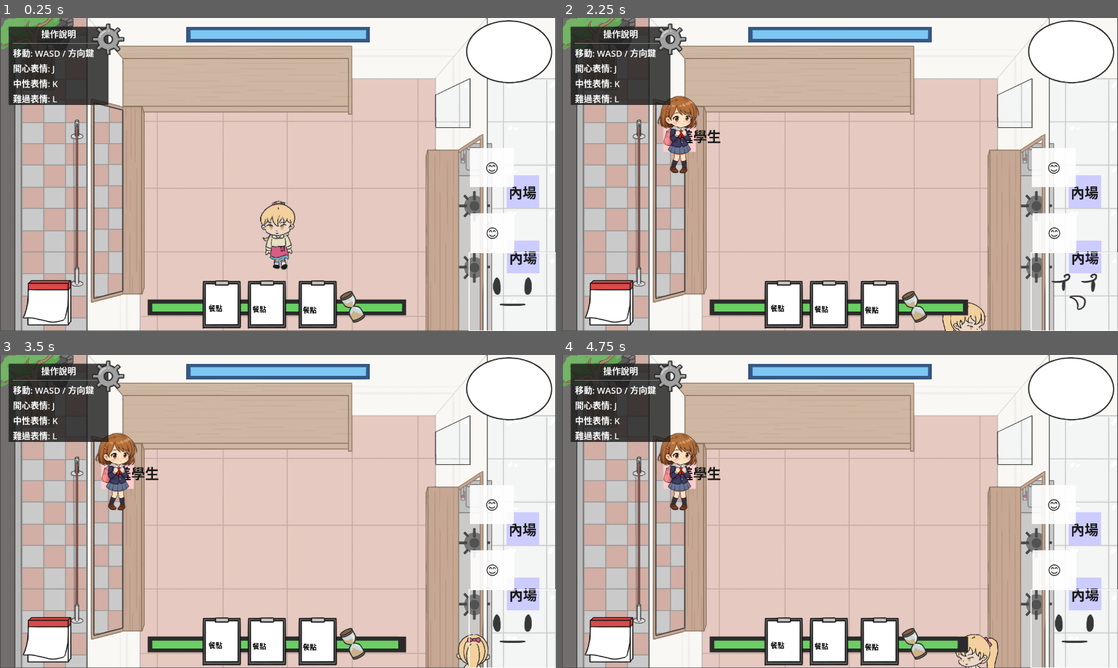
Above: before the commit, frames 1-4 (two rows, left to right).
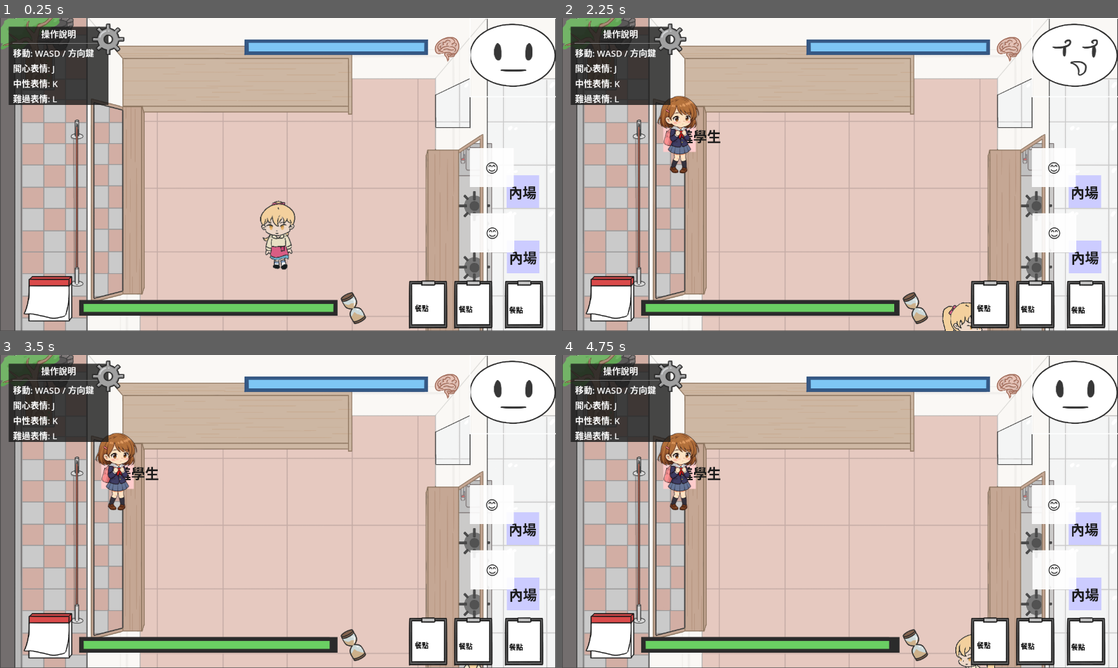
Above: after the commit, the same moments.

Repository: darkbtf/game-jam-2026-kcl
Game: Godot game, scene res://Scenes/main.tscn
The game is run twice, just before and just after one commit, with the same random seed, the same clock (stepped at 60 frames per second) and the same inputs.
Inputs (mouse positions are in pixels of both pictures, inside the frame that each line leads up to):
- Up to frame 1 (0.25 s): no input
- Up to frame 2 (2.25 s): tap Enter (ui_accept) at 0.5, 0.77, 1.52 s; hold D (move_right) 0.53-1.28 s; hold J (expression_happy) 0.53-1.28 s; hold S (move_down) 1.28-2.03 s; tap K (expression_neutral) at 1.35 s; hold D (move_right) from 2.03 s (still down); hold L (expression_sad) from 2.03 s (still down)
- Up to frame 3 (3.5 s): release D (move_right) at 2.78 s; release L (expression_sad) at 2.78 s; hold W (move_up) from 2.78 s (still down); tap Shift (run) at 2.85 s; tap Enter (ui_accept) at 3.02 s
- Up to frame 4 (4.75 s): release W (move_up) at 3.5 s; click (667, 376) at 3.5 s; tap Enter (ui_accept) at 4.25, 4.52 s; hold A (move_left) from 4.28 s (still down); tap R at 4.35 s

The runs differ from the first frame. In frame 1, 12% of the frame differs, in the area x 4-100%, y 0-100%; in frame 2, 12%; in frame 3, 12%; in frame 4, 12%.

Commit message:
refine UI again

Diff:
--- a/Scenes/order.tscn
+++ b/Scenes/order.tscn
@@ -58,16 +58,16 @@
 
 [node name="HBoxContainer" type="HBoxContainer" parent="."]
 layout_mode = 1
-anchors_preset = 7
-anchor_left = 0.5
+anchors_preset = 3
+anchor_left = 1.0
 anchor_top = 1.0
-anchor_right = 0.5
-anchor_bottom = 1.0
-offset_left = -164.5
+anchor_right = 1.0
+anchor_bottom = 1.0
+offset_left = -329.0
 offset_top = -94.0
-offset_right = 164.5
+offset_right = 0.0
 offset_bottom = -17.0
-grow_horizontal = 2
+grow_horizontal = 0
 grow_vertical = 0
 
 [node name="Order 1" type="Control" parent="HBoxContainer"]
--- a/Scenes/ui.tscn
+++ b/Scenes/ui.tscn
@@ -79,35 +79,129 @@
 layout_mode = 2
 text = "難過表情: L"
 
-[node name="SanBar" type="TextureProgressBar" parent="."]
-layout_mode = 1
-anchors_preset = 1
-anchor_left = 0.5
-anchor_top = 0.0
-anchor_right = 0.5
-anchor_bottom = 0.0
-offset_left = -212.0
-offset_top = 20.0
-offset_right = 212.0
-offset_bottom = 57.0
-grow_horizontal = 2
-grow_vertical = 0
+[node name="TopRightUI" type="Control" parent="."]
+layout_mode = 1
+anchors_preset = 1
+anchor_left = 1.0
+anchor_right = 1.0
+offset_left = -795.0
+offset_top = 3.0
+offset_right = -295.0
+offset_bottom = 203.0
+grow_horizontal = 0
+
+[node name="SanBar" type="TextureProgressBar" parent="TopRightUI"]
+layout_mode = 1
+anchors_preset = 1
+anchor_left = 1.0
+anchor_right = 1.0
+offset_left = -423.0
+offset_top = 46.0
+offset_right = 1.0
+offset_bottom = 83.0
+grow_horizontal = 0
 value = 100.0
 texture_under = ExtResource("2_smcll")
 texture_progress = ExtResource("3_nt8jn")
 
-[node name="timeBar" type="TextureProgressBar" parent="."]
-layout_mode = 1
-anchors_preset = 7
+[node name="FacePlayer" type="Control" parent="TopRightUI"]
+layout_mode = 1
+anchors_preset = 8
 anchor_left = 0.5
-anchor_top = 1.0
+anchor_top = 0.5
 anchor_right = 0.5
-anchor_bottom = 1.0
-offset_left = -300.0
-offset_top = -73.0
-offset_right = 300.0
-offset_bottom = -27.0
-grow_horizontal = 2
+anchor_bottom = 0.5
+offset_left = -88.0
+offset_top = 264.0
+offset_right = -86.0
+offset_bottom = 266.0
+grow_horizontal = 2
+grow_vertical = 2
+
+[node name="Sprite2D" type="Sprite2D" parent="TopRightUI/FacePlayer"]
+position = Vector2(1, 1)
+texture = ExtResource("7_smcll")
+
+[node name="PlayerFacePanel" type="Control" parent="TopRightUI"]
+layout_mode = 1
+anchors_preset = 1
+anchor_left = 1.0
+anchor_right = 1.0
+offset_left = 97.0
+offset_top = -2.0
+offset_right = 297.0
+offset_bottom = 178.0
+grow_horizontal = 0
+script = ExtResource("2")
+
+[node name="Face" type="Sprite2D" parent="TopRightUI/PlayerFacePanel"]
+position = Vector2(100, 90)
+texture = ExtResource("8_4vbiv")
+
+[node name="SanIcon" type="Control" parent="TopRightUI"]
+layout_mode = 1
+anchors_preset = 1
+anchor_left = 1.0
+anchor_right = 1.0
+offset_left = 96.0
+offset_top = 387.0
+offset_right = 100.0
+offset_bottom = 387.0
+grow_horizontal = 0
+
+[node name="Sprite2D" type="Sprite2D" parent="TopRightUI/SanIcon"]
+position = Vector2(2, 2)
+texture = ExtResource("8_mmixe")
+
+[node name="BottomLeftUI" type="Control" parent="."]
+layout_mode = 1
+anchors_preset = 2
+anchor_top = 1.0
+anchor_bottom = 1.0
+offset_top = -200.0
+offset_right = 1000.0
+grow_vertical = 0
+
+[node name="Date" type="Control" parent="BottomLeftUI"]
+layout_mode = 1
+anchors_preset = 2
+anchor_top = 1.0
+anchor_bottom = 1.0
+offset_left = 4.0
+offset_top = -218.0
+offset_right = 204.0
+offset_bottom = -18.0
+grow_vertical = 0
+
+[node name="Sprite2D" type="Sprite2D" parent="BottomLeftUI/Date"]
+position = Vector2(638, -151)
+texture = ExtResource("6_mmixe")
+
+[node name="TimeIcon" type="Control" parent="BottomLeftUI"]
+layout_mode = 1
+anchors_preset = 2
+anchor_top = 1.0
+anchor_bottom = 1.0
+offset_left = 200.0
+offset_top = -100.0
+offset_right = 250.0
+offset_bottom = -50.0
+grow_horizontal = 0
+grow_vertical = 0
+
+[node name="Sprite2D" type="Sprite2D" parent="BottomLeftUI/TimeIcon"]
+position = Vector2(442, -257)
+texture = ExtResource("9_mmixe")
+
+[node name="timeBar" type="TextureProgressBar" parent="BottomLeftUI"]
+layout_mode = 1
+anchors_preset = 2
+anchor_top = 1.0
+anchor_bottom = 1.0
+offset_left = 182.0
+offset_top = -72.0
+offset_right = 777.0
+offset_bottom = -26.0
 grow_vertical = 0
 value = 100.0
 texture_under = ExtResource("3_ryf15")
@@ -163,68 +257,8 @@
 horizontal_alignment = 1
 vertical_alignment = 1
 
-[node name="FacePlayer" type="Control" parent="."]
-layout_mode = 1
-anchors_preset = 8
-anchor_left = 0.5
-anchor_top = 0.5
-anchor_right = 0.5
-anchor_bottom = 0.5
-offset_left = -1.0
-offset_top = -1.0
-offset_right = 1.0
-offset_bottom = 1.0
-grow_horizontal = 2
-grow_vertical = 2
-
-[node name="Sprite2D" type="Sprite2D" parent="FacePlayer"]
-position = Vector2(1, 1)
-texture = ExtResource("7_smcll")
-
-[node name="PlayerFacePanel" type="Control" parent="."]
-layout_mode = 1
-anchors_preset = 3
-anchor_left = 1.0
-anchor_top = 1.0
-anchor_right = 1.0
-anchor_bottom = 1.0
-offset_left = -200.0
-offset_top = -180.0
-offset_right = 0.0
-offset_bottom = 0.0
-grow_horizontal = 0
-grow_vertical = 0
-script = ExtResource("2")
-
-[node name="Face" type="Sprite2D" parent="PlayerFacePanel"]
-position = Vector2(100, 90)
-texture = ExtResource("8_4vbiv")
-
-[node name="Date" type="Control" parent="."]
-layout_mode = 1
-anchors_preset = 8
-anchor_left = 0.5
-anchor_top = 0.5
-anchor_right = 0.5
-anchor_bottom = 0.5
-offset_left = -1.0
-offset_top = -1.0
-offset_right = 1.0
-offset_bottom = 1.0
-grow_horizontal = 2
-grow_vertical = 2
-
-[node name="Sprite2D" type="Sprite2D" parent="Date"]
-position = Vector2(1, 1)
-texture = ExtResource("6_mmixe")
-
 [node name="Setting" type="TextureButton" parent="."]
 layout_mode = 1
-anchors_preset = 0
-anchor_left = 0.0
-anchor_top = 0.0
-anchor_right = 0.0
-anchor_bottom = 0.0
 offset_left = 211.0
 offset_top = 12.0
 offset_right = 287.0
@@ -232,39 +266,3 @@
 grow_horizontal = 0
 grow_vertical = 0
 texture_normal = ExtResource("8_ryf15")
-
-[node name="SanIcon" type="Control" parent="."]
-layout_mode = 1
-anchors_preset = 1
-anchor_left = 0.5
-anchor_top = 0.0
-anchor_right = 0.5
-anchor_bottom = 0.0
-offset_left = -2.0
-offset_top = 2.0
-offset_right = 2.0
-offset_bottom = 2.0
-grow_horizontal = 2
-grow_vertical = 0
-
-[node name="Sprite2D" type="Sprite2D" parent="SanIcon"]
-position = Vector2(2, 2)
-texture = ExtResource("8_mmixe")
-
-[node name="TimeIcon" type="Control" parent="."]
-layout_mode = 1
-anchors_preset = 7
-anchor_left = 0.5
-anchor_top = 1.0
-anchor_right = 0.5
-anchor_bottom = 1.0
-offset_left = -1.0
-offset_top = -361.0
-offset_right = 1.0
-offset_bottom = -361.0
-grow_horizontal = 2
-grow_vertical = 0
-
-[node name="Sprite2D" type="Sprite2D" parent="TimeIcon"]
-position = Vector2(1, 1)
-texture = ExtResource("9_mmixe")
--- a/Scripts/ui_manager.gd
+++ b/Scripts/ui_manager.gd
@@ -1,11 +1,11 @@
 extends Control
 
 # UI 管理器
-@onready var san_bar: TextureProgressBar = $SanBar
-@onready var time_bar: TextureProgressBar = $timeBar
+@onready var san_bar: TextureProgressBar = $TopRightUI/SanBar
+@onready var time_bar: TextureProgressBar = $BottomLeftUI/timeBar
 @onready var game_over_panel: Control = $GameOverPanel
-@onready var player_face_panel: Control = $PlayerFacePanel
-@onready var player_face: Sprite2D = $PlayerFacePanel/Face
+@onready var player_face_panel: Control = $TopRightUI/PlayerFacePanel
+@onready var player_face: Sprite2D = $TopRightUI/PlayerFacePanel/Face
 
 var show_viewport_border: bool = true
 
